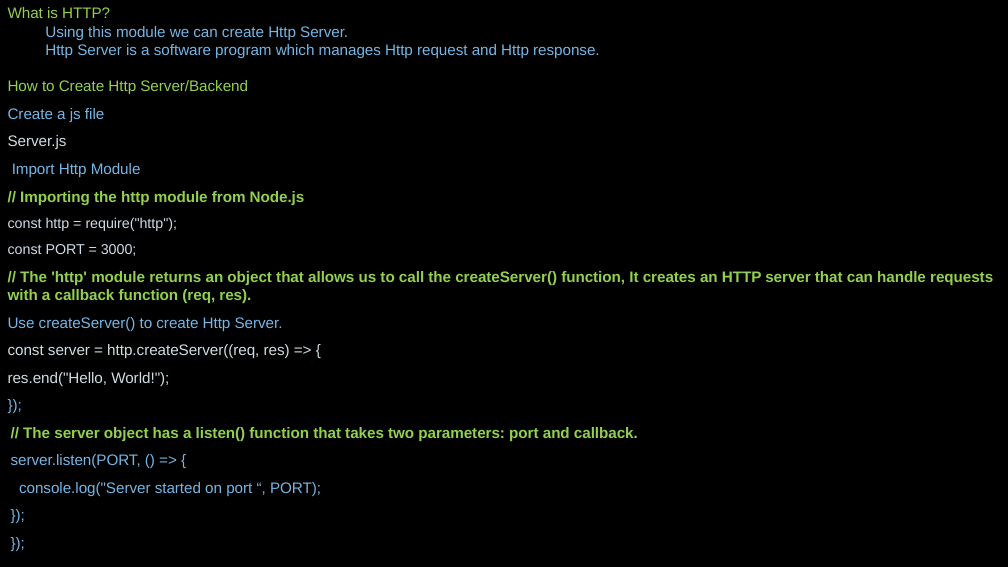
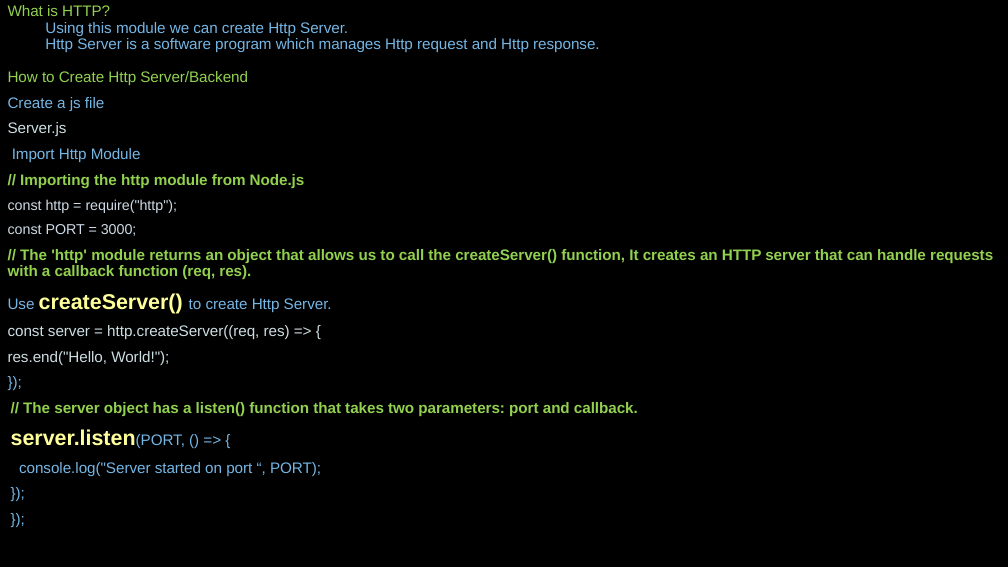
Before and after one commit to JhanaR/mylearnNode, a slide deck: slide 21 of BackEnd - Notes.pptx. Drawn at 1008x567 pixels with LibreOffice and Linux fonts; fonts in the diff are those of the drawing; background and template pictures are left out. Boxes give left, top, right and bottom in pixels: in the first picture for what was removed or moved away, otherwise in the second. Text is boxed around its words. In the diff, an @@ line names an element or a change of style, - is before the commit and + after.

```diff
--- a/BackEnd - Notes.pptx
+++ b/BackEnd - Notes.pptx
@@ text "What is HTTP? Using this ..." at [8,5,993,476]: size 14.4 to 20.4 pt, text colour #75B6E5 to #FFFF99, bold on in "createServer()", "server.listen(PORT,"; line spacing 1 to 0.9; more space between paragraphs @@
```
Also in this commit, not shown: 7 other slides changed, 4 slides added, 2 slides removed, 14 other files.
